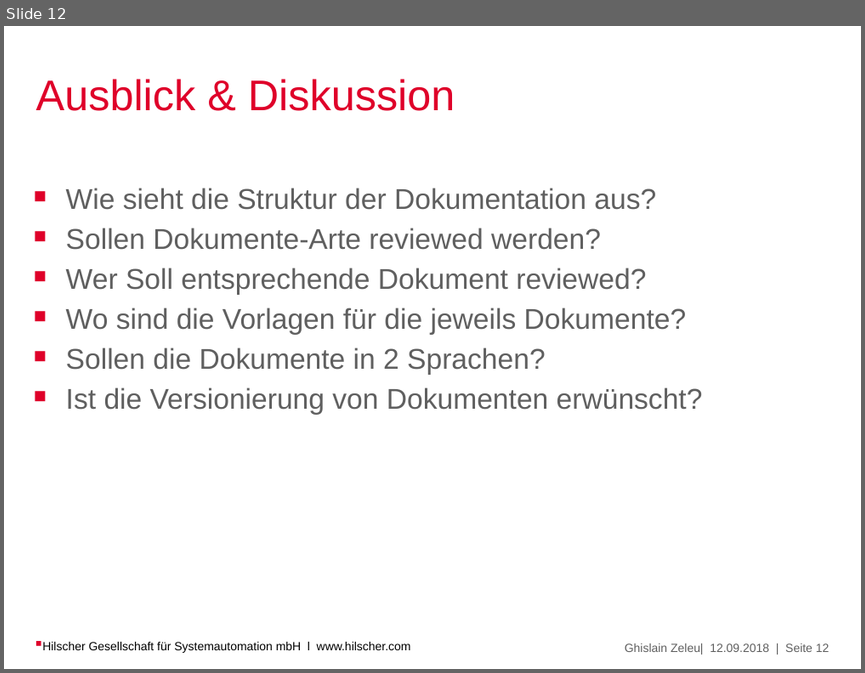
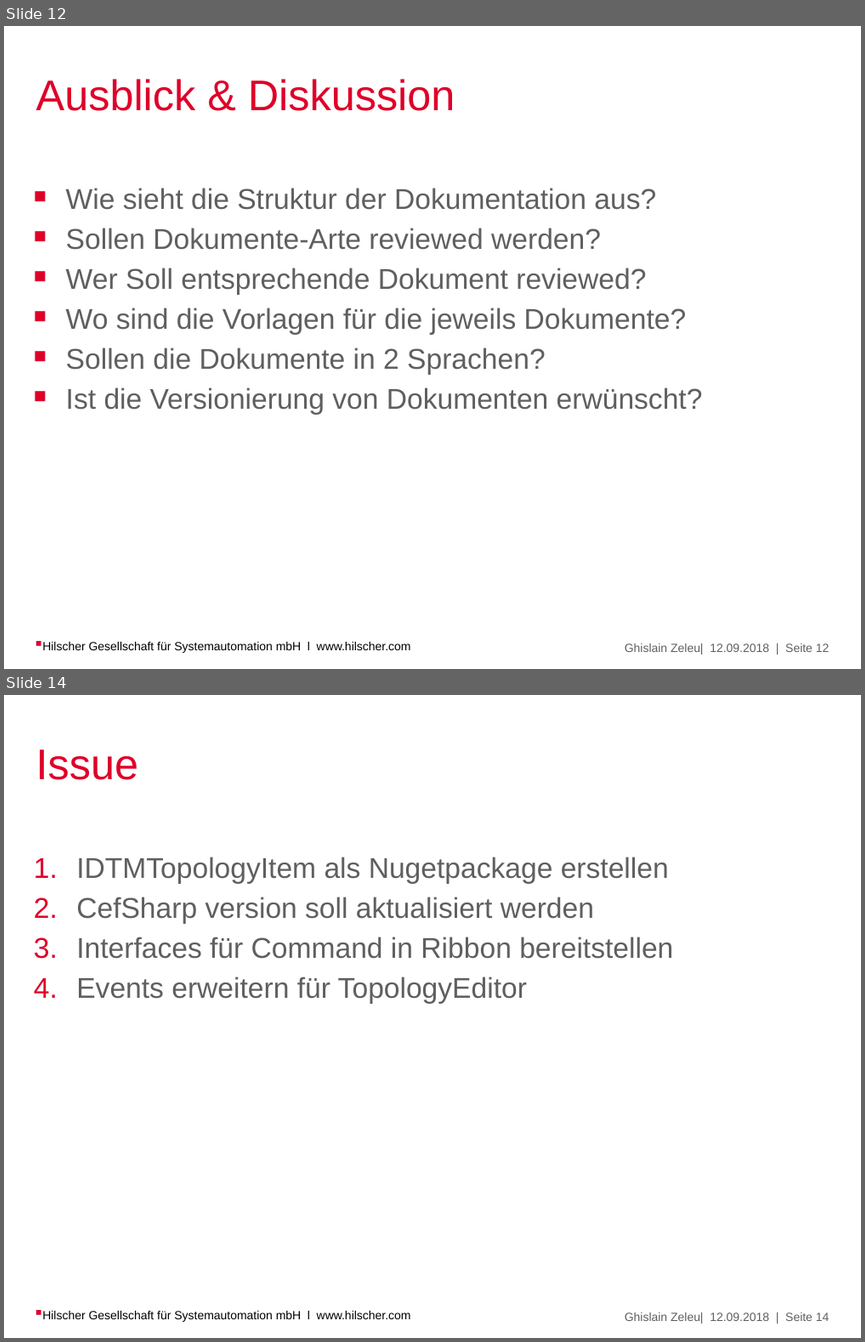
Before and after one commit to Ghislain1/zoe-fb-app, a slide deck: Topology-Editor.pptx. Shown one above the other, each under a label of ours: slide 12 before the commit, slides 12 and 14 after it; the slides between them are not shown. The pictures are 865x673 and 865x1342 pixels, drawn with LibreOffice and Linux fonts; fonts in the diff are those of the drawing; background and template pictures are left out. Boxes give left, top, right and bottom in pixels: in the first picture for what was removed or moved away, otherwise in the second. Text is boxed around its words. In the diff, an @@ line names an element or a change of style, - is before the commit and + after.

```diff
--- a/Topology-Editor.pptx
+++ b/Topology-Editor.pptx
@@ slide 14 added at [4, 695, 861, 1338], background #FFFFFF; not listed: 1 template element that a slide beside it also shows @@
@@ title added at [36, 749, 138, 780], 36 pt, text #DF0029 @@
+Issue
@@ text added at [76, 857, 673, 1004], 24 pt, text #5F5F5F @@
+1. IDTMTopologyItem als Nugetpackage erstellen
+2. CefSharp version soll aktualisiert werden
+3. Interfaces für Command in Ribbon bereitstellen
+4. Events erweitern für TopologyEditor
@@ text added at [42, 1310, 411, 1321], 10 pt, text #000000 @@
+Hilscher Gesellschaft für Systemautomation mbH l www.hilscher.com
```
Also in this commit, not shown: 1 other slide added, 34 other files.
